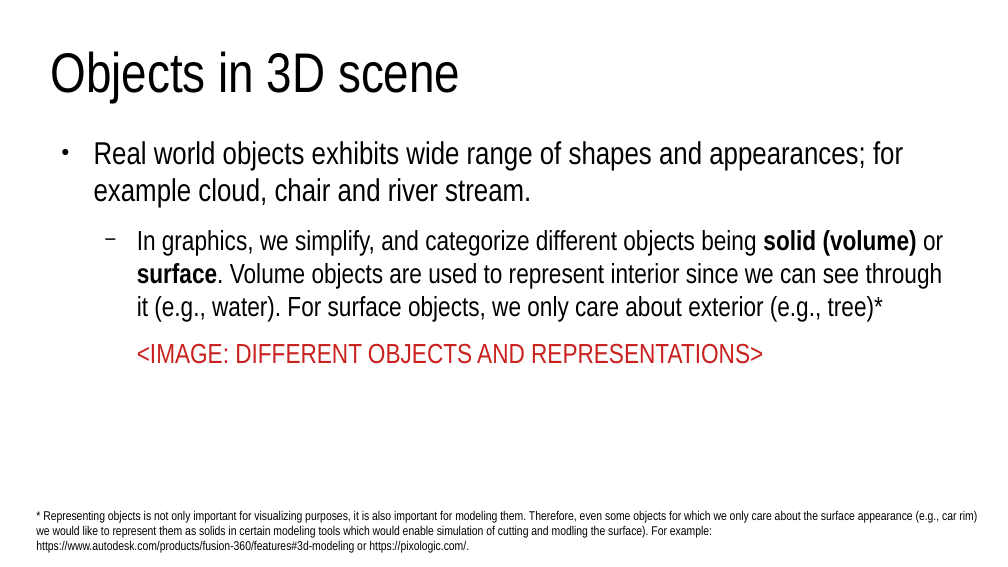
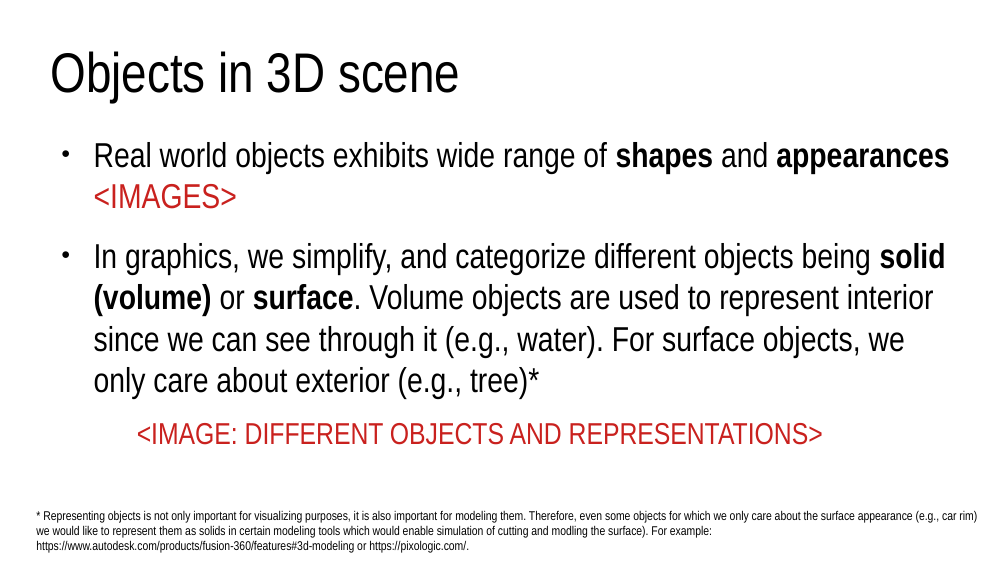
Before and after one commit to lorentzo/IntroductionToComputerGraphics, a slide deck: slide 11 of lectures/2_overview_computer_image_generation/computer_image_generation_overview.odp (slide 9 before the commit). Drawn at 1008x567 pixels with LibreOffice and Linux fonts; fonts in the diff are those of the drawing. Boxes give left, top, right and bottom in pixels: in the first picture for what was removed or moved away, otherwise in the second. Text is boxed around its words. In the diff, an @@ line names an element or a change of style, - is before the commit and + after.

Commit message:
transformations, intro, 3D scene, models, more on 3D scene

```diff
--- a/lectures/2_overview_computer_image_generation/computer_image_generation_overview.odp
+++ b/lectures/2_overview_computer_image_generation/computer_image_generation_overview.odp
@@ text at (94, 142, 949, 209): text changed; size 24.8 to 27.2 pt @@
-● Real world objects exhibits wide range of shapes and appearances; for example cloud, chair and river stream.
+● Real world objects exhibits wide range of shapes and appearances <IMAGES>
@@ text at (94, 243, 946, 445): size 21.7 to 27.2 pt in "In graphics, we simplify, and categorize different ..."; size 21.7 to 23.8 pt in "<IMAGE: DIFFERENT OBJECTS AND REPRESENTATIONS>"; bullet − to ●; list level 2 to 1 in "In graphics, we simplify, and ..." @@
```
Also in this commit, not shown: 15 other slides changed, 11 slides added, 10 other files.
